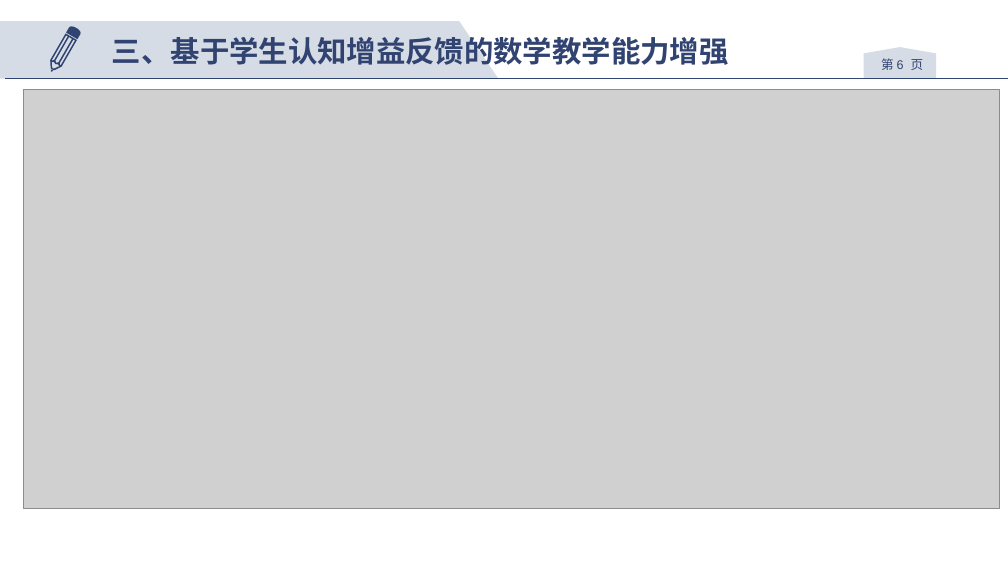
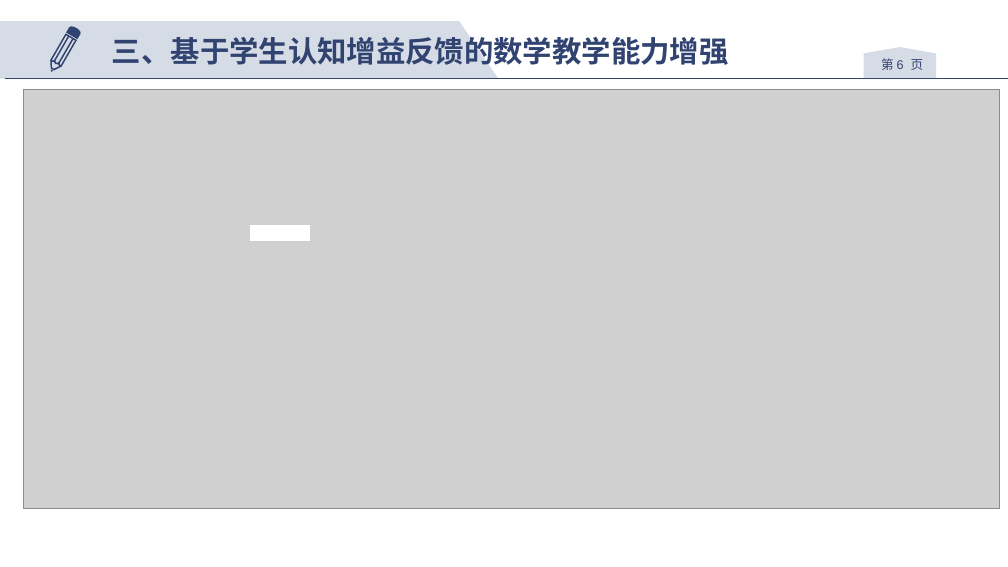
Before and after one commit to 1145523635/self-paper, a slide deck: slide 6 of 中期答辩.pptx. Drawn at 1008x567 pixels with LibreOffice and Linux fonts; fonts in the diff are those of the drawing; grey boxes stand for pictures; background and template pictures are left out. Boxes give left, top, right and bottom in pixels: in the first picture for what was removed or moved away, otherwise in the second. Text is boxed around its words. In the diff, an @@ line names an element or a change of style, - is before the commit and + after.

```diff
--- a/中期答辩.pptx
+++ b/中期答辩.pptx
@@ rectangle added at (250, 225, 309, 240), fill #FFFFFF, outline #FFFFFF 0.75 pt @@
```
Also in this commit, not shown: 5 other slides changed, 1 slide added, 15 other files.
